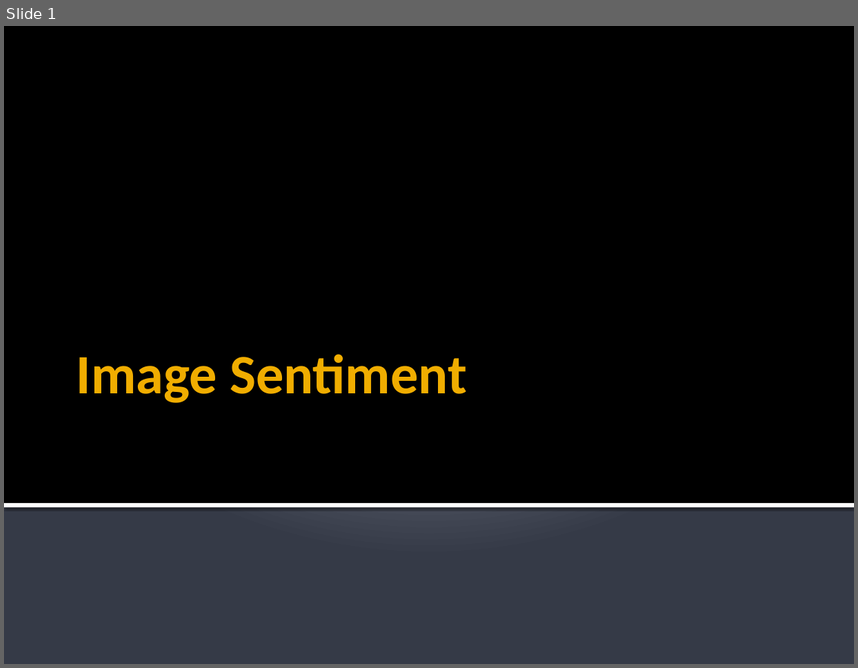
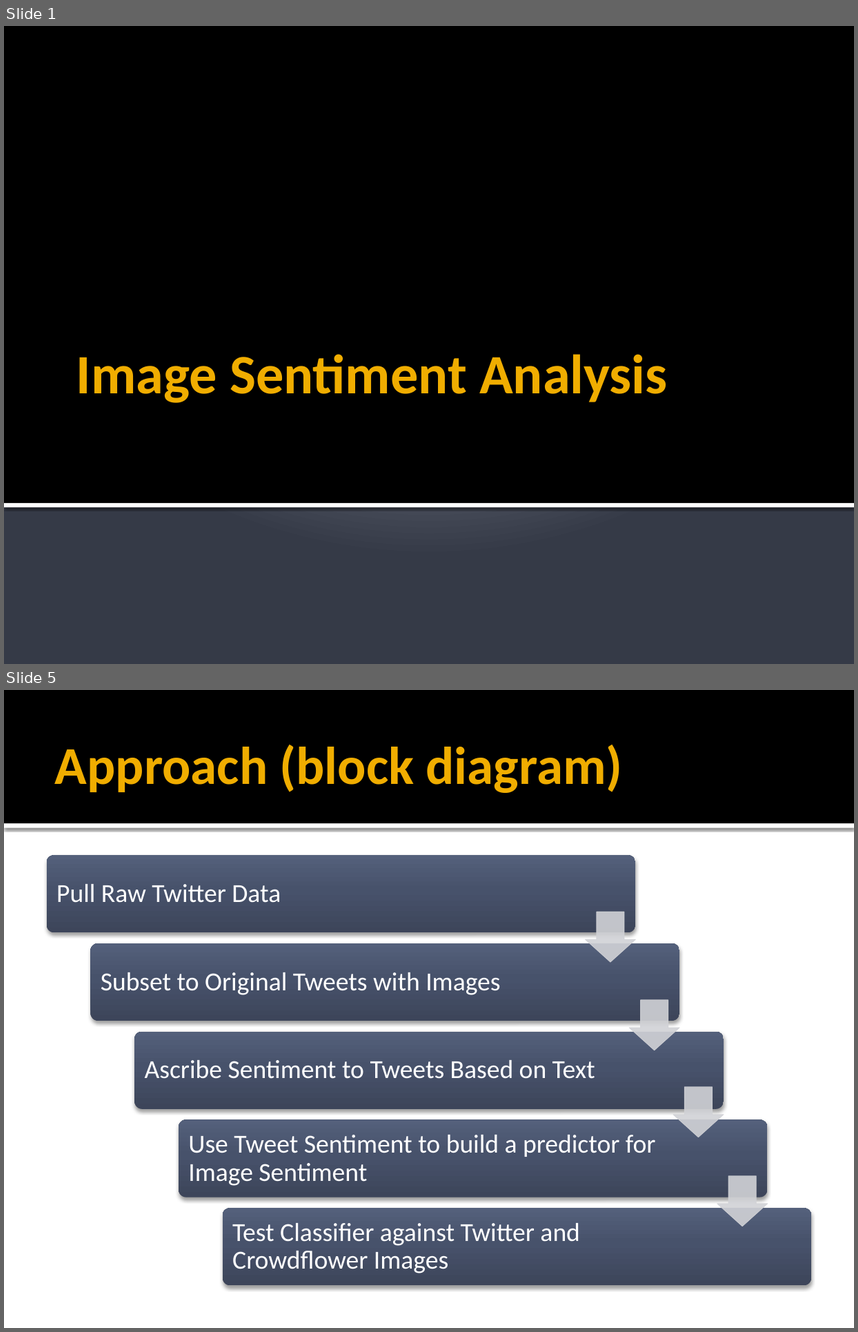
Before and after one commit to asterix135/CKME136, a slide deck: Submissions/C_Graham_Capstone.pptx. Shown one above the other, each under a label of ours: slide 1 before the commit, slides 1 and 5 after it; the slides between them are not shown. The pictures are 858x668 and 858x1332 pixels, drawn with LibreOffice and Linux fonts; fonts in the diff are those of the drawing. Boxes give left, top, right and bottom in pixels: in the first picture for what was removed or moved away, otherwise in the second. Text is boxed around its words. In the diff, an @@ line names an element or a change of style, - is before the commit and + after.

```diff
--- a/Submissions/C_Graham_Capstone.pptx
+++ b/Submissions/C_Graham_Capstone.pptx
@@ slide 5 added at (x1=4, y1=690, x2=854, y2=1328), background #FFFFFF @@
@@ rectangle added at (x1=4, y1=690, x2=854, y2=823), fill #000000 @@
@@ title added at (x1=55, y1=745, x2=623, y2=793), 45 pt, text #F0AD00, bold @@
+Approach (block diagram)
@@ rectangle added at (x1=4, y1=823, x2=854, y2=828), fill #FFFFFF @@
@@ group added at (x1=47, y1=855, x2=811, y2=1285): 5 rounded rectangles, 5 texts, 4 down arrows @@
+Pull Raw Twitter Data
+Subset to Original Tweets with Images
+Ascribe Sentiment to Tweets Based on Text
+Use Tweet Sentiment to build a predictor for Image Sentiment
+Test Classifier against Twitter and Crowdflower Images
@@ slide 1 changed as well @@
@@ title at (x1=76, y1=354, x2=667, y2=403): text changed @@
-Image Sentiment
+Image Sentiment Analysis
```
Also in this commit, not shown: 1 other slide changed, 5 other slides added, 2 other files.
